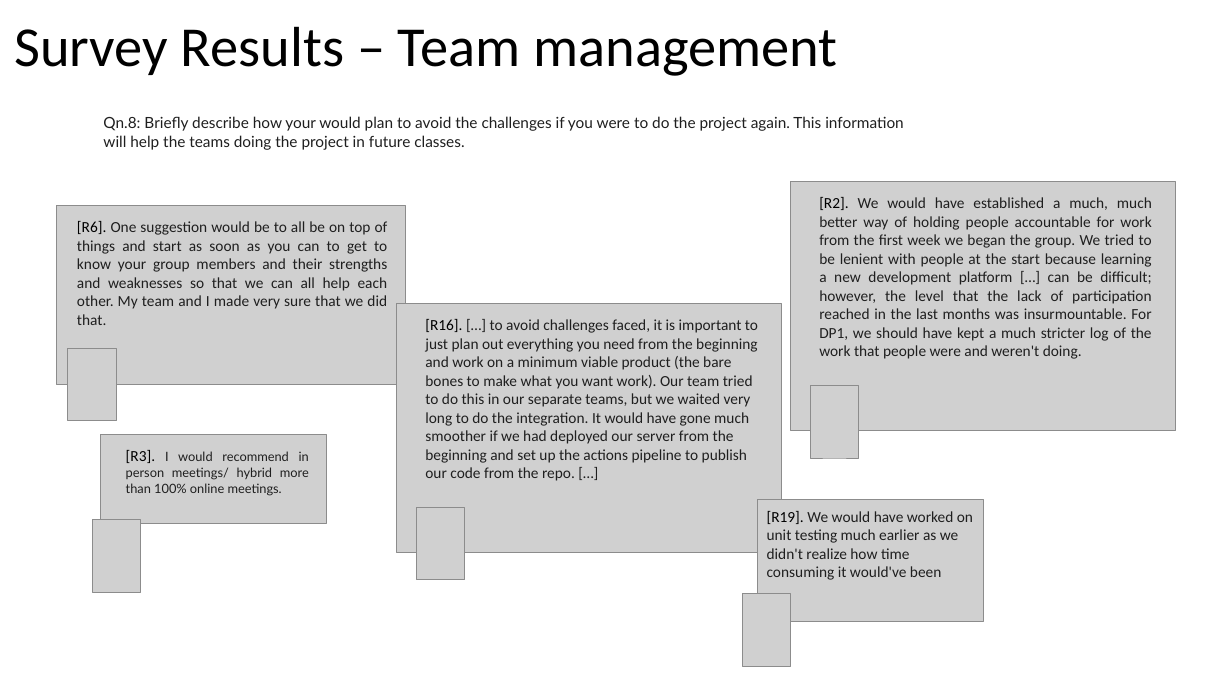
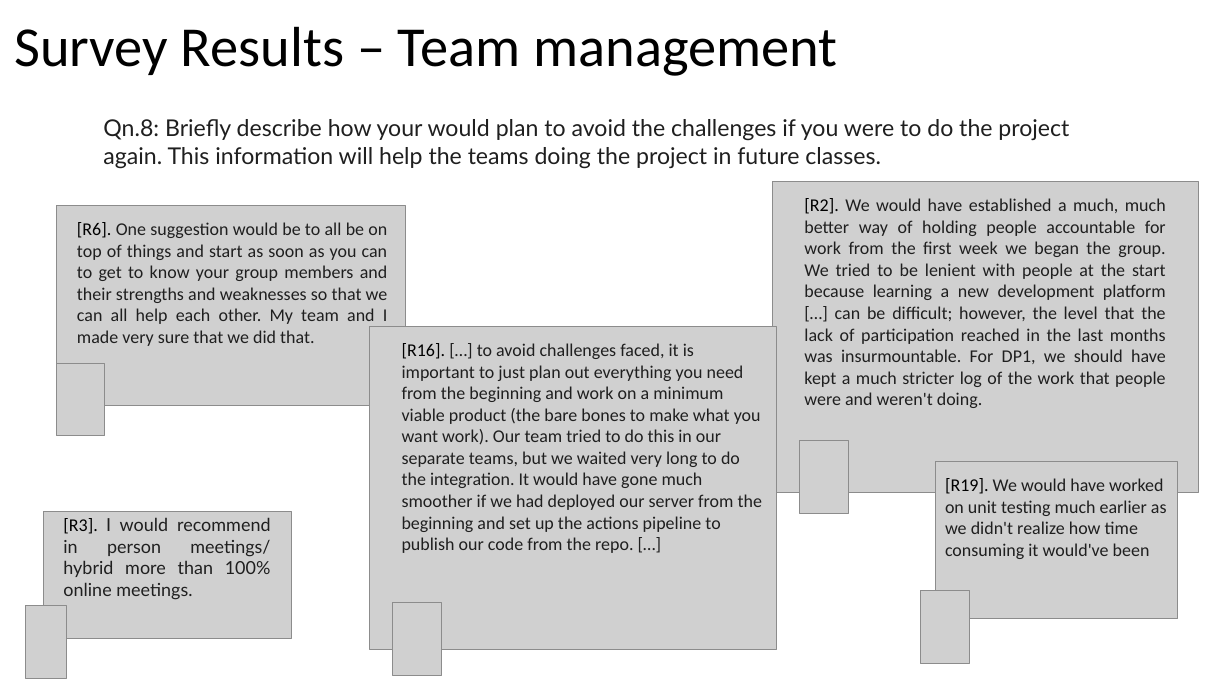
Before and after one commit to johnxu21/johnxu21.github.io, a slide deck: slide 22 of teaching/CS472/Timetable/Survey_Presentation.pptx (slide 18 before the commit). Drawn at 1232x693 pixels with LibreOffice and Linux fonts; fonts in the diff are those of the drawing; grey boxes stand for pictures. Boxes give left, top, right and bottom in pixels: in the first picture for what was removed or moved away, otherwise in the second. Text is boxed around its words. In the diff, an @@ line names an element or a change of style, - is before the commit and + after.

```diff
--- a/teaching/CS472/Timetable/Survey_Presentation.pptx
+++ b/teaching/CS472/Timetable/Survey_Presentation.pptx
@@ text "Qn.8: Briefly describe how your ..." at box(103, 119, 1069, 169): size 12 to 18 pt @@
@@ picture: place and size @@
-picture at box(56, 206, 405, 384)
+picture at box(56, 206, 405, 407)
@@ picture: place and size @@
-picture at box(791, 182, 1176, 431)
+picture at box(773, 182, 1199, 493)
@@ text "[R2]. We would have established ...": place and size @@
-text "[R2]. We would have established ..." at box(819, 197, 1152, 359)
+text "[R2]. We would have established ..." at box(804, 198, 1166, 408)
@@ picture: place and size @@
-picture at box(397, 304, 782, 553)
+picture at box(370, 327, 777, 650)
@@ text "[R16]. […] to avoid challenges ...": place and size @@
-text "[R16]. […] to avoid challenges ..." at box(425, 319, 758, 481)
+text "[R16]. […] to avoid challenges ..." at box(402, 343, 762, 553)
@@ picture: place and size @@
-picture at box(68, 348, 117, 421)
+picture at box(56, 363, 105, 436)
@@ picture: place and size @@
-picture at box(811, 385, 860, 458)
+picture at box(800, 441, 849, 514)
@@ size 12 to 14 pt in 4 elements at box(77, 222, 388, 346), box(804, 198, 1166, 408), box(402, 343, 762, 553), box(945, 478, 1167, 559) @@
@@ picture: place and size @@
-picture at box(758, 499, 983, 622)
+picture at box(936, 462, 1178, 619)
@@ text "[R19]. We would have worked ...": place and size @@
-text "[R19]. We would have worked ..." at box(767, 511, 973, 580)
+text "[R19]. We would have worked ..." at box(945, 478, 1167, 559)
@@ text "[R3]. I would recommend in ...": place and size @@
-text "[R3]. I would recommend in ..." at box(126, 450, 309, 495)
+text "[R3]. I would recommend in ..." at box(63, 517, 271, 600)
@@ text "[R3]. I would recommend in ..." at box(63, 517, 271, 600): size 12 to 14 pt in "[R3]."; size 10 to 14 pt @@
@@ picture: place and size @@
-picture at box(101, 434, 326, 523)
+picture at box(43, 511, 292, 639)
@@ picture: place and size @@
-picture at box(742, 593, 791, 666)
+picture at box(921, 591, 970, 664)
@@ picture: place and size @@
-picture at box(92, 519, 141, 592)
+picture at box(26, 605, 67, 678)
@@ picture: place and size @@
-picture at box(417, 507, 466, 580)
+picture at box(393, 603, 442, 676)
```
Also in this commit, not shown: 11 other slides changed, 9 slides added, 1 slide removed, 1 other file.
